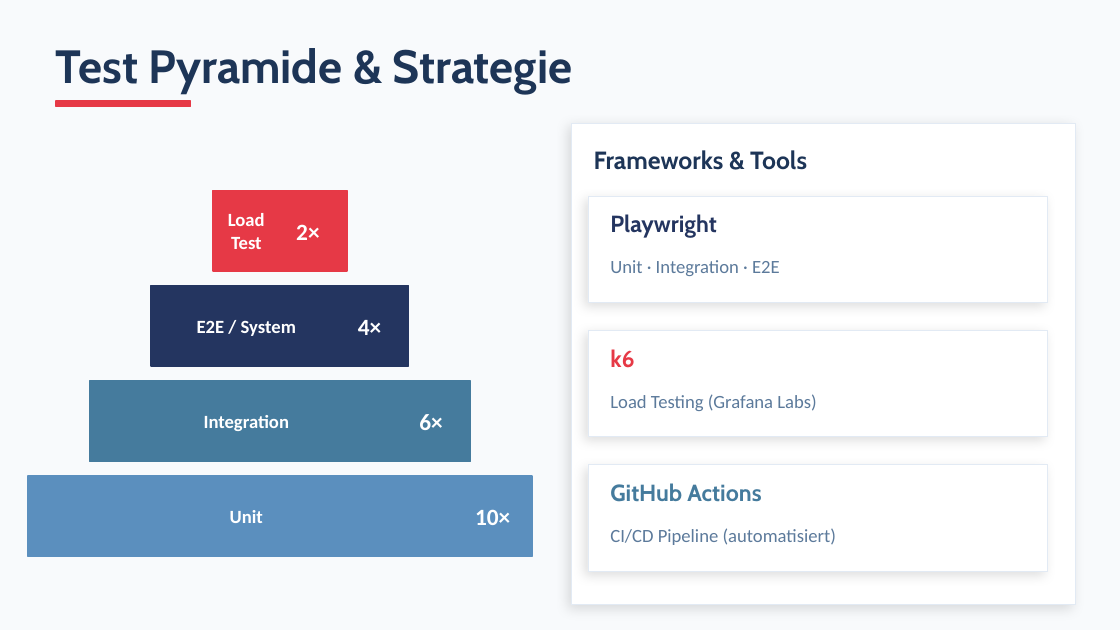
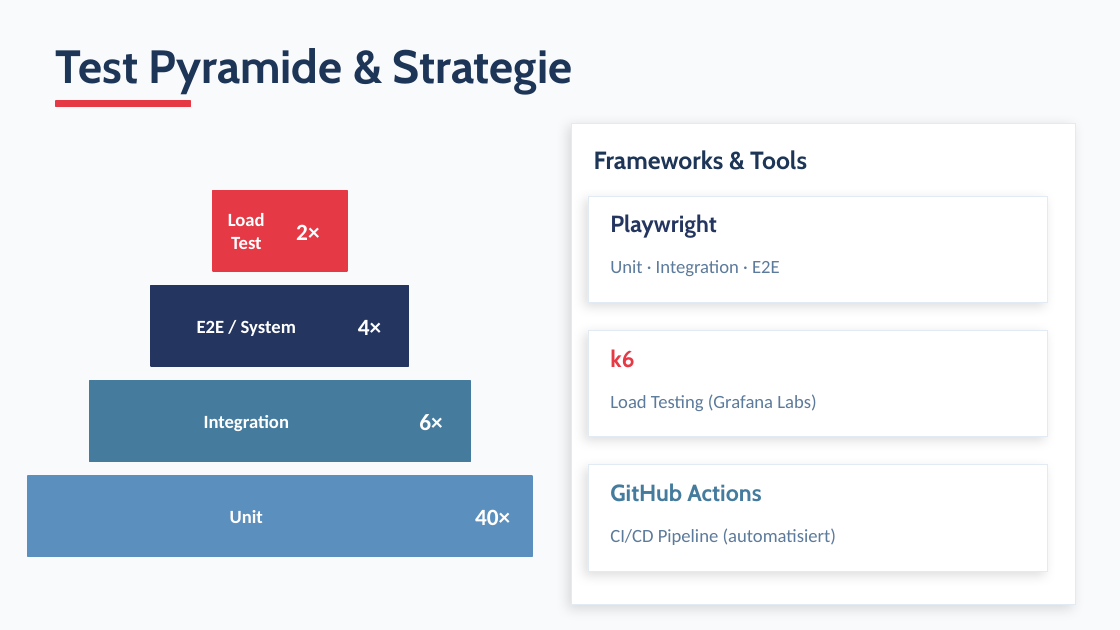
Before and after one commit to CHB13/juice-shop-wat4, a slide deck: slide 3 of PRESENTATION.pptx. Drawn at 1120x630 pixels with LibreOffice and Linux fonts; fonts in the diff are those of the drawing. Boxes give left, top, right and bottom in pixels: in the first picture for what was removed or moved away, otherwise in the second. Text is boxed around its words. In the diff, an @@ line names an element or a change of style, - is before the commit and + after.

```diff
--- a/PRESENTATION.pptx
+++ b/PRESENTATION.pptx
@@ text at [475, 509, 510, 525]: text changed @@
-10×
+40×
```
Also in this commit, not shown: 3 other slides changed, 2 slides added, 4 slides removed, 1 other file.
